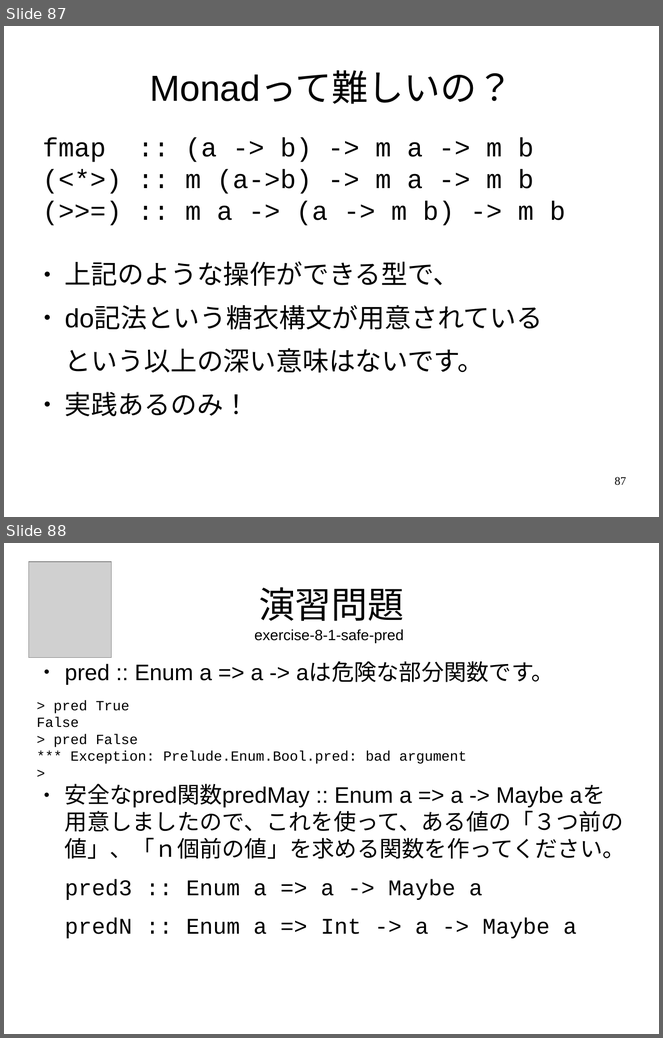
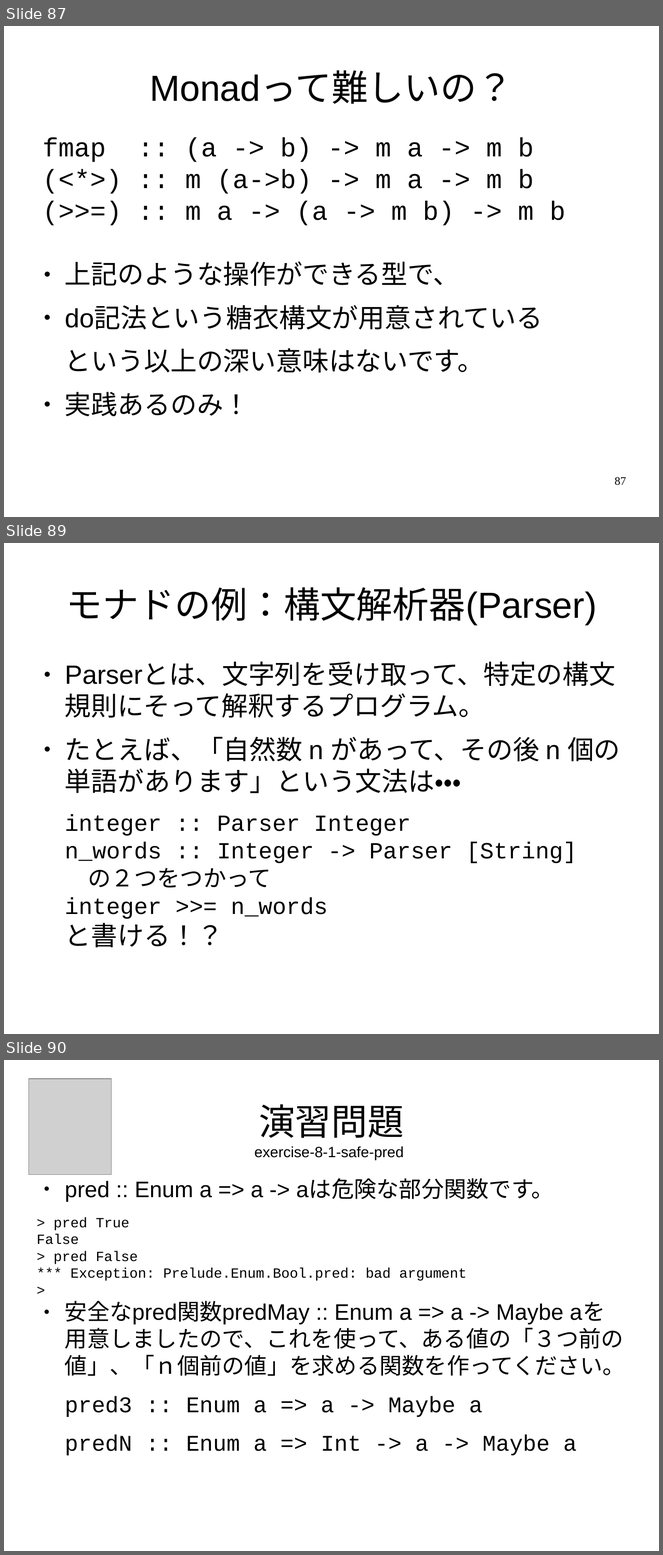
Before and after one commit to nushio3/learn-haskell, a slide deck: Tsukuba-2016.odp. Shown one above the other, each under a label of ours: slides 87 and 88 before the commit, slides 87, 89 and 90 after it; the slides between them are not shown. The pictures are 663x1038 and 663x1555 pixels, drawn with LibreOffice and Linux fonts; fonts in the diff are those of the drawing; grey boxes stand for pictures. Boxes give left, top, right and bottom in pixels: in the first picture for what was removed or moved away, otherwise in the second. Text is boxed around its words. In the diff, an @@ line names an element or a change of style, - is before the commit and + after.

```diff
--- a/Tsukuba-2016.odp
+++ b/Tsukuba-2016.odp
@@ slide 89 added at box(4, 543, 659, 1034), background #FFFFFF @@
@@ title added at box(66, 587, 597, 626), 44 pt, text #000000 @@
+モナドの例：構文解析器(Parser)
@@ text added at box(65, 663, 621, 948), 32 pt, text #000000 @@
+● Parserとは、文字列を受け取って、特定の構文規則にそって解釈するプログラム。
+● たとえば、「自然数 n があって、その後 n 個の単語があります」という文法は・・・
+integer :: Parser Integer
+n_words :: Integer -> Parser [String]
+の２つをつかって
+integer >>= n_words
+と書ける！？
@@ what was slide 88 is now slide 90 @@
```
Also in this commit, not shown: 5 slides changed, 1 other slide added, 8 other files.
